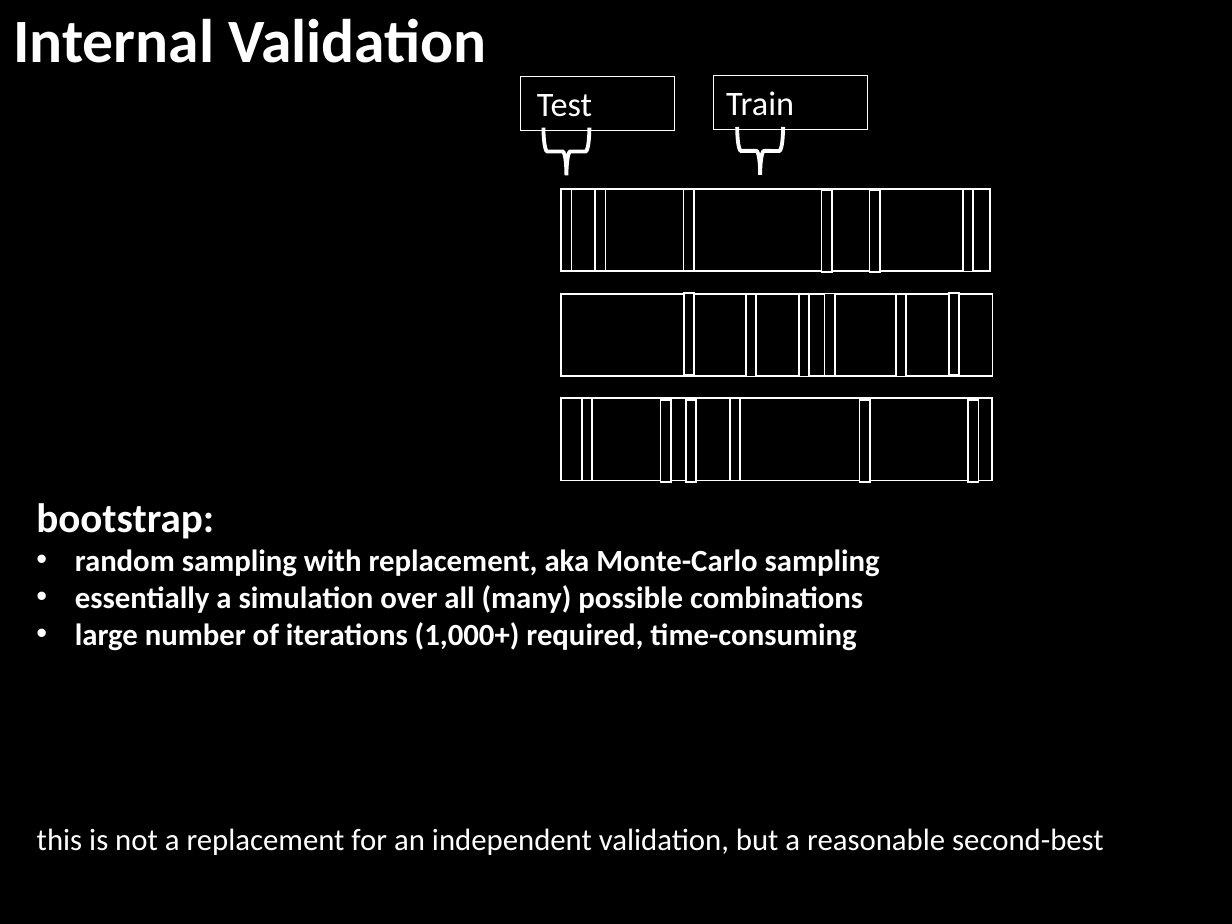
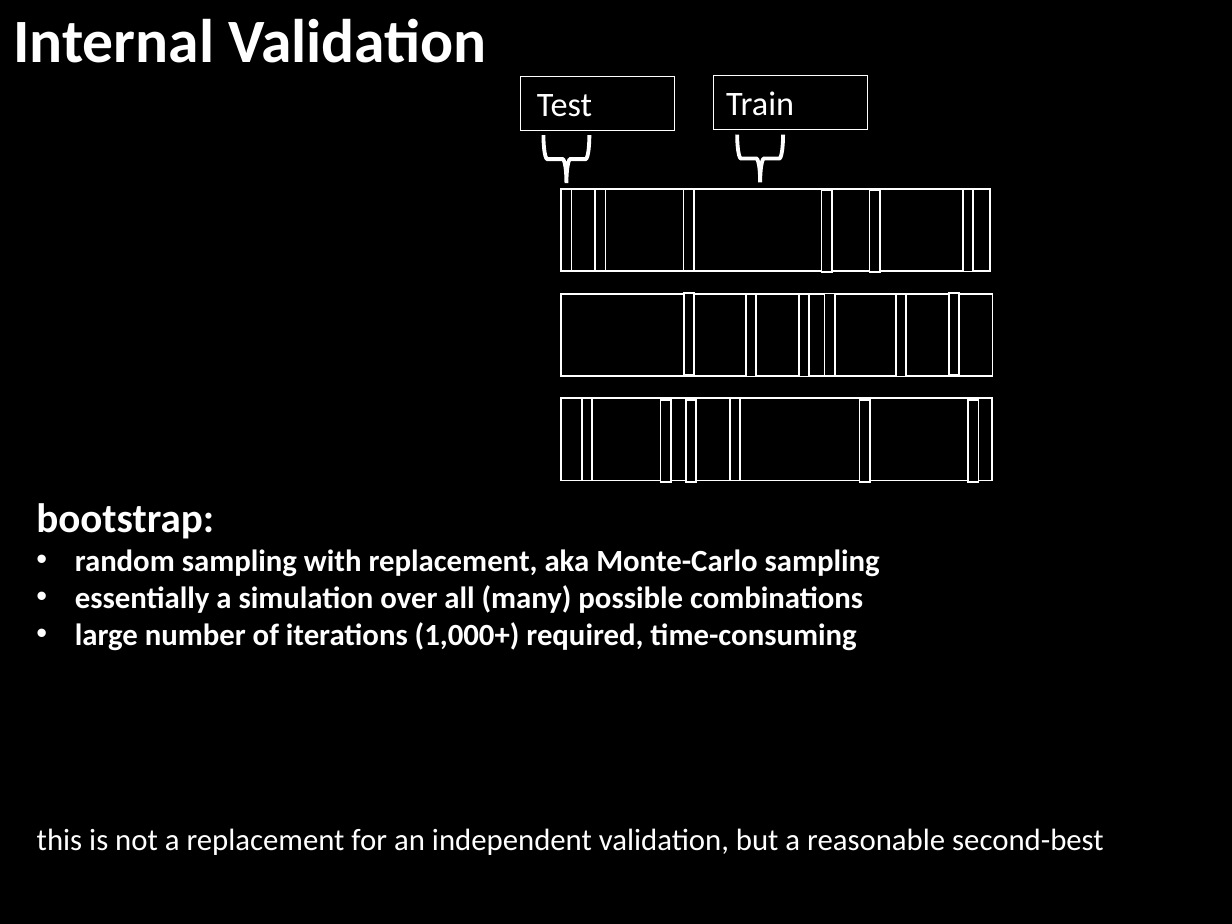
Before and after one commit to ncss-tech/stats_for_soil_survey, a slide deck: slide 24 of presentations/9_uncert_validation/9. Uncertainty_and_Validation_Beaudette.pptx (slide 23 before the commit). Drawn at 1232x924 pixels with LibreOffice and Linux fonts; fonts in the diff are those of the drawing. Boxes give left, top, right and bottom in pixels: in the first picture for what was removed or moved away, otherwise in the second. Text is boxed around its words. In the diff, an @@ line names an element or a change of style, - is before the commit and + after.

```diff
--- a/presentations/9_uncert_validation/9. Uncertainty_and_Validation_Beaudette.pptx
+++ b/presentations/9_uncert_validation/9. Uncertainty_and_Validation_Beaudette.pptx
@@ right brace: place and size @@
-right brace at box(543, 127, 589, 175)
+right brace at box(543, 136, 589, 184)
@@ right brace: place and size @@
-right brace at box(738, 127, 784, 175)
+right brace at box(738, 134, 784, 182)
```
Also in this commit, not shown: 1 other slide changed, 2 slides added, 1 slide removed, 2 other files.
